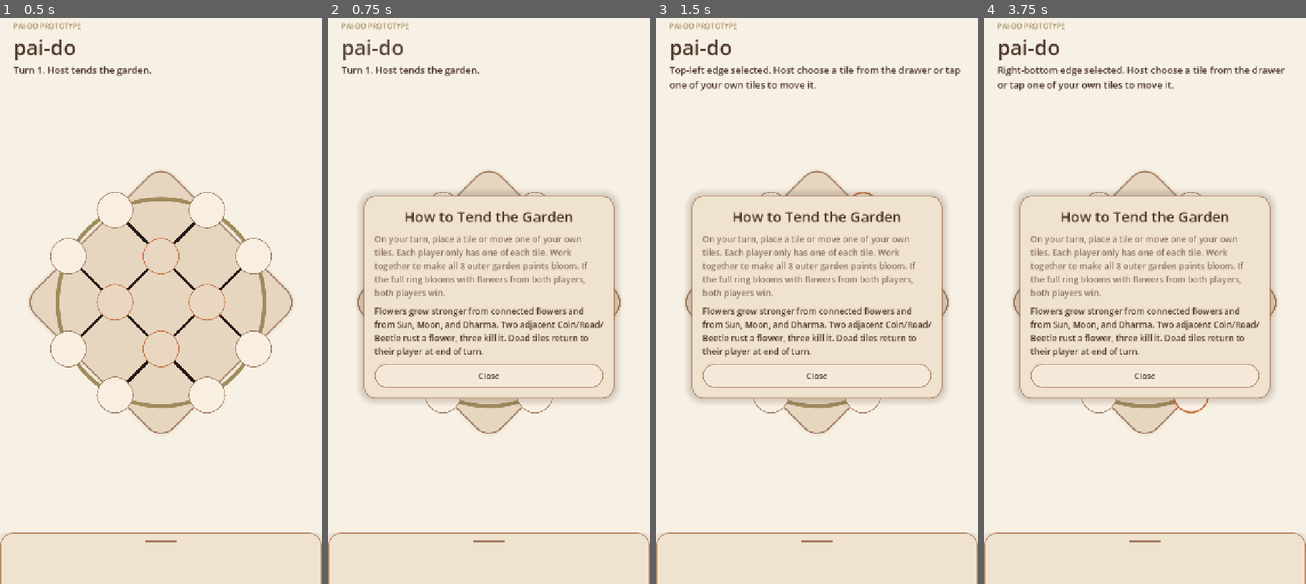
Above: before the commit, frames 1-4 (left to right).
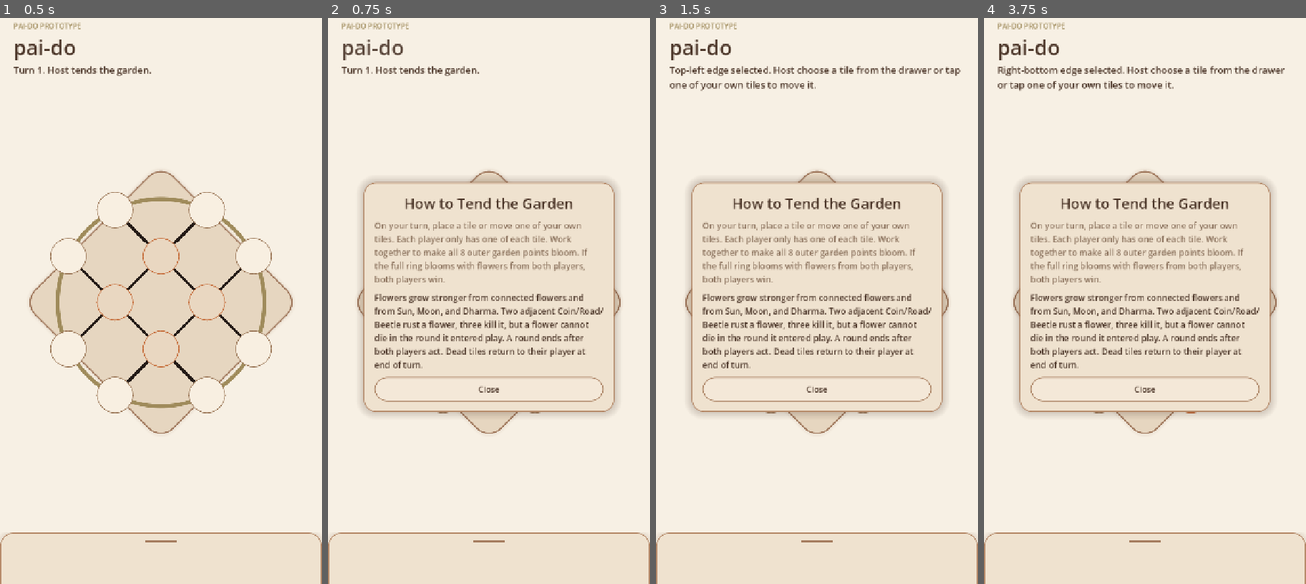
Above: after the commit, the same moments.

Repository: ZacharyEllison/games
Game: Godot game, scene res://scenes/main.tscn
Two runs of this game, one before a commit and one after it. Both use one fixed random seed, a clock stepped at 60 frames per second and the inputs below.
Inputs (mouse positions are in pixels of both pictures, inside the frame that each line leads up to):
- Up to frame 1 (0.5 s): no input
- Up to frame 2 (0.75 s): click "pai-do" at 0.5 s
- Up to frame 3 (1.5 s): click (862, 210) at 1.25 s
- Up to frame 4 (3.75 s): click (1238, 255) at 2 s; click (1238, 346) at 2.75 s; click (1190, 397) at 3.5 s

Frame 1 is identical in both runs. In frame 2, 8.2% of the frame differs, in the area x 10-90%, y 28-70%; in frame 3, 8.3%; in frame 4, 8.3%.

Commit message:
feat: Add round count parameter to tile placement and movement functions

Diff:
--- a/pai-do/scenes/board_view.gd
+++ b/pai-do/scenes/board_view.gd
@@ -169,15 +169,15 @@
 		button.set_pressed_no_signal(false)
 
 
-func place_tile(slot_id: String, tile_id: String) -> void:
-	place_tile_for_owner(slot_id, tile_id, PLAYER_HOST)
-
-
-func place_tile_for_owner(slot_id: String, tile_id: String, owner_id: String) -> Dictionary:
-	return _resolve_tile_action("", slot_id, tile_id, owner_id)
-
-
-func move_tile_for_owner(from_slot_id: String, to_slot_id: String, owner_id: String) -> Dictionary:
+func place_tile(slot_id: String, tile_id: String, round_count: int = 1) -> void:
+	place_tile_for_owner(slot_id, tile_id, PLAYER_HOST, round_count)
+
+
+func place_tile_for_owner(slot_id: String, tile_id: String, owner_id: String, round_count: int = 1) -> Dictionary:
+	return _resolve_tile_action("", slot_id, tile_id, owner_id, round_count)
+
+
+func move_tile_for_owner(from_slot_id: String, to_slot_id: String, owner_id: String, round_count: int = 1) -> Dictionary:
 	if not slot_index_by_id.has(from_slot_id):
 		return {"ok": false, "message": "Unknown source point."}
 	var source: Dictionary = board_slots[int(slot_index_by_id[from_slot_id])]
@@ -186,7 +186,7 @@
 		return {"ok": false, "message": "There is no tile to move."}
 	if String(source["owner_id"]) != owner_id:
 		return {"ok": false, "message": "You can only move your own tiles."}
-	return _resolve_tile_action(from_slot_id, to_slot_id, source_tile_id, owner_id)
+	return _resolve_tile_action(from_slot_id, to_slot_id, source_tile_id, owner_id, round_count)
 
 
 func get_slot_tile_id(slot_id: String) -> String:
@@ -213,12 +213,13 @@
 	return FLOWER_IDS.has(tile_id)
 
 
-func _resolve_tile_action(from_slot_id: String, slot_id: String, tile_id: String, owner_id: String) -> Dictionary:
+func _resolve_tile_action(from_slot_id: String, slot_id: String, tile_id: String, owner_id: String, round_count: int) -> Dictionary:
 	_log_board("resolve_tile_action_start", {
 		"from_slot_id": from_slot_id,
 		"slot_id": slot_id,
 		"tile_id": tile_id,
 		"owner_id": owner_id,
+		"round_count": round_count,
 	})
 	if not slot_index_by_id.has(slot_id):
 		_log_board("resolve_tile_action_unknown_slot", {"slot_id": slot_id})
@@ -255,6 +256,7 @@
 		var source: Dictionary = board_slots[source_index]
 		source["placed_tile_id"] = ""
 		source["owner_id"] = ""
+		source["entered_round"] = 0
 		source["vitality"] = 0.0
 		source["life_state"] = "empty"
 		source["bloom"] = false
@@ -263,9 +265,10 @@
 	selected_slot_id = slot_id
 	slot["placed_tile_id"] = tile_id
 	slot["owner_id"] = owner_id
+	slot["entered_round"] = round_count if FLOWER_IDS.has(tile_id) else 0
 	slot["rusted"] = bool(slot.get("rusted", false)) or replaces_flower
 	board_slots[int(slot_index_by_id[slot_id])] = slot
-	_evaluate_board_state()
+	_evaluate_board_state(round_count)
 	var resolved_slot: Dictionary = board_slots[int(slot_index_by_id[slot_id])]
 	var resolved_vitality := float(resolved_slot["vitality"])
 	var resolved_life_state := String(resolved_slot["life_state"])
@@ -280,12 +283,13 @@
 			died_this_turn = true
 			break
 	if dead_tiles.size() > 0:
-		_evaluate_board_state()
+		_evaluate_board_state(round_count)
 	_refresh_visuals()
 	slot = board_slots[int(slot_index_by_id[slot_id])]
 
 	var result: Dictionary = {
 		"ok": true,
+		"round_count": round_count,
 		"from_slot_id": from_slot_id,
 		"slot_id": slot_id,
 		"tile_id": tile_id,
@@ -484,7 +488,10 @@
 	]
 
 	for index in range(board_slots.size()):
-		slot_index_by_id[String(board_slots[index]["id"])] = index
+		var slot: Dictionary = board_slots[index]
+		slot["entered_round"] = 0
+		board_slots[index] = slot
+		slot_index_by_id[String(slot["id"])] = index
 
 
 func _cache_scene_nodes() -> void:
@@ -805,11 +812,12 @@
 	return tile_defs[int(tile_index_by_id[tile_id])]
 
 
-func _evaluate_board_state() -> void:
+func _evaluate_board_state(round_count: int = 0) -> void:
 	for index in range(board_slots.size()):
 		var slot: Dictionary = board_slots[index]
 		var tile_id := String(slot["placed_tile_id"])
 		if tile_id.is_empty():
+			slot["entered_round"] = 0
 			slot["vitality"] = 0.0
 			slot["life_state"] = "empty"
 			slot["bloom"] = false
@@ -832,10 +840,21 @@
 				slot["life_state"] = "dead"
 			elif harsh_neighbors > 1:
 				slot["life_state"] = "bad"
+			if _flower_has_round_grace(slot, round_count) and String(slot["life_state"]) == "dead":
+				slot["life_state"] = "bad"
 		if bool(slot.get("rusted", false)) and String(slot["life_state"]) == "good":
 			slot["life_state"] = "bad"
 		slot["bloom"] = FLOWER_IDS.has(tile_id) and vitality >= 1.5
 		board_slots[index] = slot
+
+
+func _flower_has_round_grace(slot: Dictionary, round_count: int) -> bool:
+	if round_count <= 0:
+		return false
+	var tile_id := String(slot["placed_tile_id"])
+	if not FLOWER_IDS.has(tile_id):
+		return false
+	return int(slot.get("entered_round", 0)) == round_count
 
 
 func _distance_pressure(slot: Dictionary, owner_id: String) -> float:
@@ -992,6 +1011,7 @@
 		})
 		slot["placed_tile_id"] = ""
 		slot["owner_id"] = ""
+		slot["entered_round"] = 0
 		slot["vitality"] = 0.0
 		slot["life_state"] = "empty"
 		slot["bloom"] = false
--- a/pai-do/scenes/main.gd
+++ b/pai-do/scenes/main.gd
@@ -455,9 +455,9 @@
 			_set_turn_text("Move cancelled. %s" % _turn_prompt())
 			_set_interaction_text(_default_interaction_text())
 			return
-		placement = board_view.move_tile_for_owner(moving_from_slot_id, slot_id, current_player_id)
+		placement = board_view.move_tile_for_owner(moving_from_slot_id, slot_id, current_player_id, _current_round())
 	else:
-		placement = board_view.place_tile_for_owner(slot_id, selected_tile_id, current_player_id)
+		placement = board_view.place_tile_for_owner(slot_id, selected_tile_id, current_player_id, _current_round())
 	if not bool(placement["ok"]):
 		_log_turn("placement_rejected", {
 			"slot_id": slot_id,
@@ -995,18 +995,22 @@
 	return "Turn %d. %s tends the garden." % [turn_count, _player_name(current_player_id)]
 
 
+func _current_round() -> int:
+	return int((turn_count + 1) / 2)
+
+
 func _goal_text() -> String:
 	return "On your turn, place a tile or move one of your own tiles. Each player only has one of each tile. Work together to make all 8 outer garden points bloom. If the full ring blooms with flowers from both players, both players win."
 
 
 func _default_interaction_text() -> String:
-	return "Flowers grow stronger from connected flowers and from Sun, Moon, and Dharma. Two adjacent Coin/Road/Beetle rust a flower, three kill it. Dead tiles return to their player at end of turn."
+	return "Flowers grow stronger from connected flowers and from Sun, Moon, and Dharma. Two adjacent Coin/Road/Beetle rust a flower, three kill it, but a flower cannot die in the round it entered play. A round ends after both players act. Dead tiles return to their player at end of turn."
 
 
 func _interaction_text_for_tile(tile_id: String) -> String:
 	match tile_id:
 		"lotus", "bell_flower", "lily":
-			return "Flower tile: it grows stronger with connected flowers and with Sun, Moon, and Dharma. Two adjacent Coin, Road, or Beetle rust it; three kill it."
+			return "Flower tile: it grows stronger with connected flowers and with Sun, Moon, and Dharma. Two adjacent Coin, Road, or Beetle rust it; three kill it, but it cannot die in the round it entered play."
 		"road":
 			return "Road: a harsh structure tile. It can help shape links, but Sun, Moon, and Dharma weaken it, and too many harsh tiles around flowers will rust or kill them."
 		"dharma":
@@ -1062,6 +1066,7 @@
 		"event": event_name,
 		"current_player_id": current_player_id,
 		"turn_count": turn_count,
+		"round_count": _current_round(),
 		"selected_tile_id": selected_tile_id,
 		"moving_from_slot_id": moving_from_slot_id,
 		"sheet_state": sheet_state,
